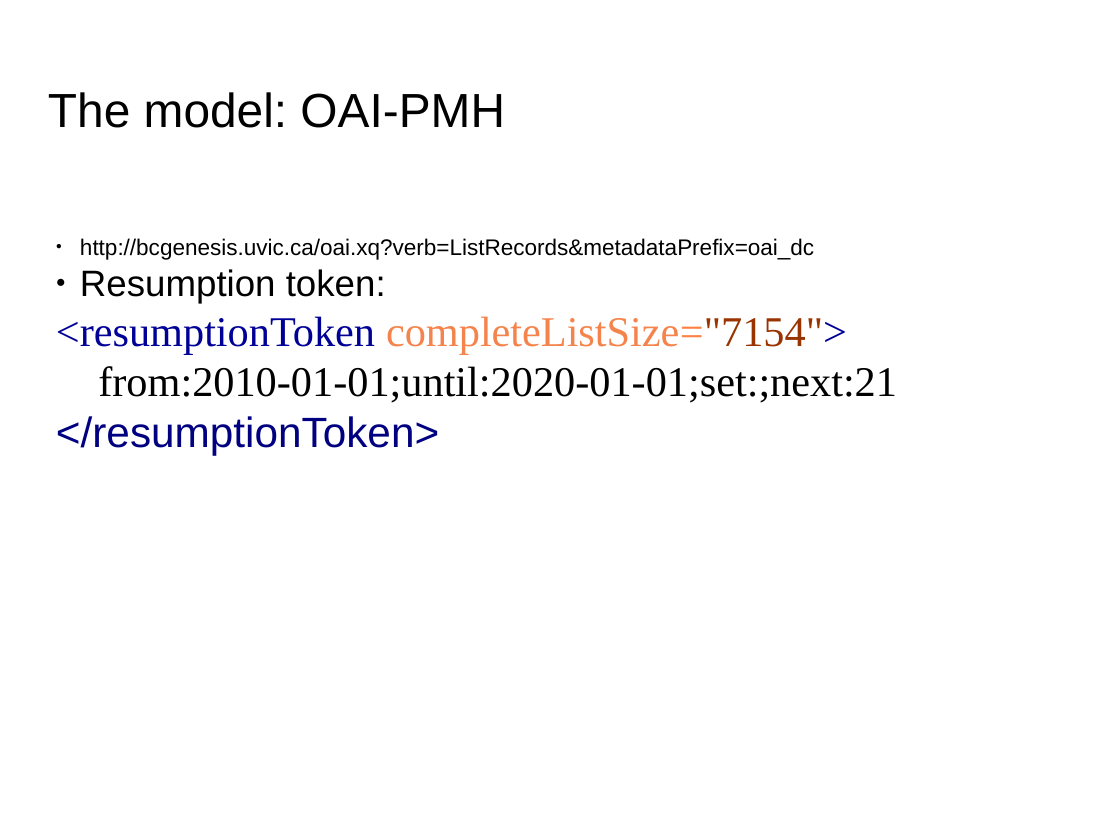
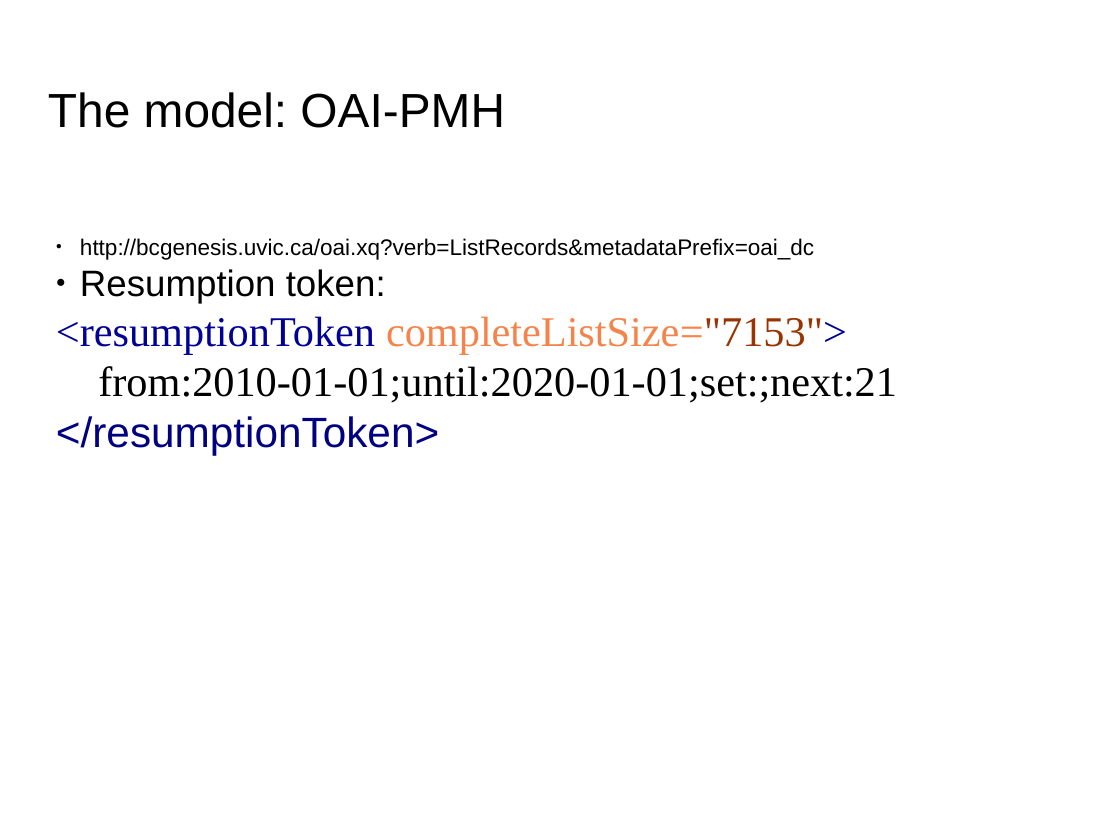
Before and after one commit to martindholmes/CodeSharing, a slide deck: slide 21 of presentations/codesharing_2014-10.pptx. Drawn at 1120x840 pixels with LibreOffice and Linux fonts; fonts in the diff are those of the drawing; background and template pictures are left out. Boxes give left, top, right and bottom in pixels: in the first picture for what was removed or moved away, otherwise in the second. Text is boxed around its words. In the diff, an @@ line names an element or a change of style, - is before the commit and + after.

```diff
--- a/presentations/codesharing_2014-10.pptx
+++ b/presentations/codesharing_2014-10.pptx
@@ text at [56,316,847,354]: text changed @@
-<resumptionToken completeListSize="7154">
+<resumptionToken completeListSize="7153">
```
Also in this commit, not shown: 2 other slides changed, 4 other files.
